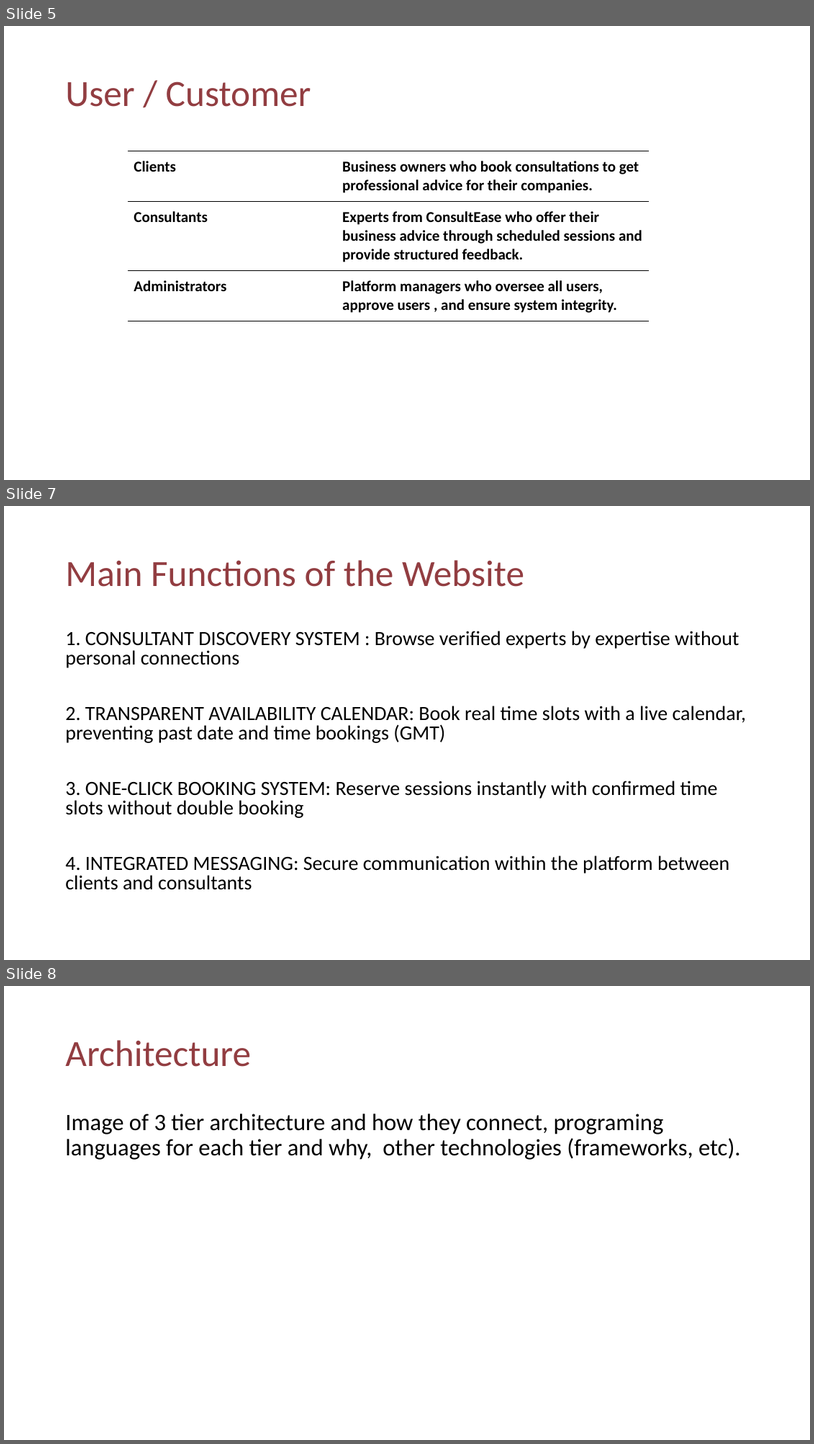
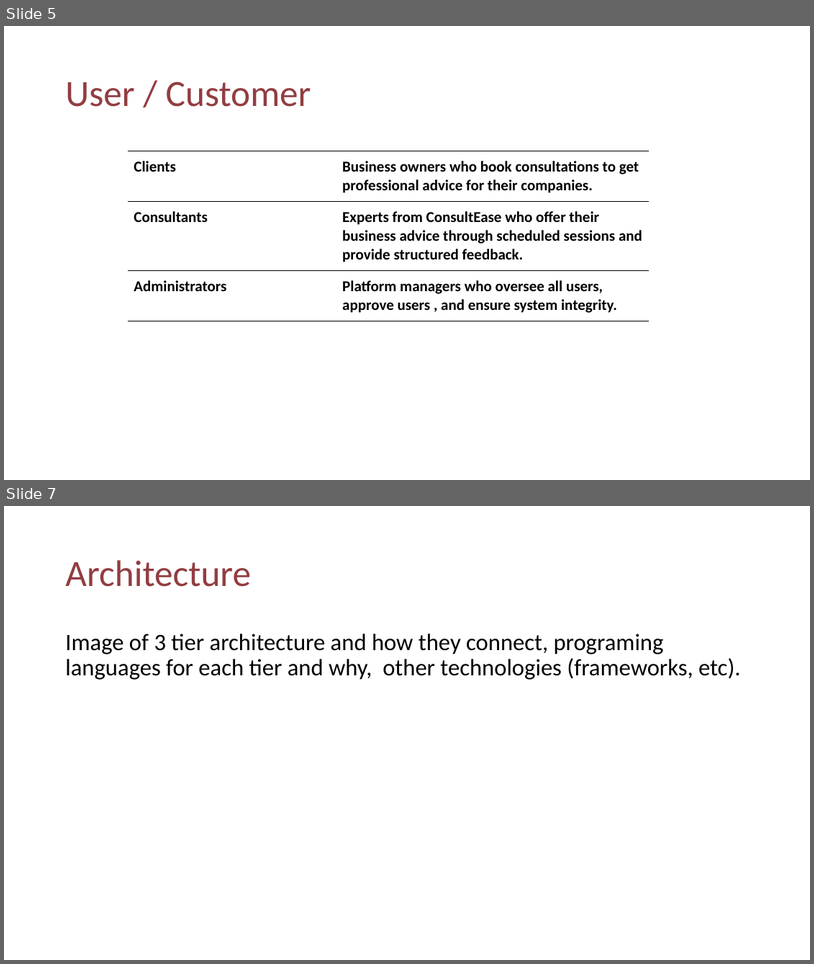
Before and after one commit to mkomemensah/FinalProject_WebTech_maame.kome-mensah, a slide deck: FInal_Project_Faming_Maame_KM.pptx. Shown one above the other, each under a label of ours: slides 5, 7 and 8 before the commit, slides 5 and 7 after it; the slides between them are not shown. The pictures are 814x1444 and 814x964 pixels, drawn with LibreOffice and Linux fonts; fonts in the diff are those of the drawing; background and template pictures are left out. Boxes give left, top, right and bottom in pixels: in the first picture for what was removed or moved away, otherwise in the second. Text is boxed around its words. In the diff, an @@ line names an element or a change of style, - is before the commit and + after.

```diff
--- a/FInal_Project_Faming_Maame_KM.pptx
+++ b/FInal_Project_Faming_Maame_KM.pptx
@@ slide 7 removed at (4,506,810,960), background #FFFFFF @@
@@ title removed at (65,560,525,587) @@
-Main Functions of the Website
@@ text removed at (65,631,746,890) @@
-1. CONSULTANT DISCOVERY SYSTEM : Browse verified experts by expertise without personal connections
-2. TRANSPARENT AVAILABILITY CALENDAR: Book real time slots with a live calendar, preventing past date and time bookings (GMT)
-3. ONE-CLICK BOOKING SYSTEM: Reserve sessions instantly with confirmed time slots without double booking
-4. INTEGRATED MESSAGING: Secure communication within the platform between clients and consultants
@@ what was slide 8 is now slide 7 @@
```
Also in this commit, not shown: 3 slides changed, 1 slide added, 1 other slide removed, 4 other files.
